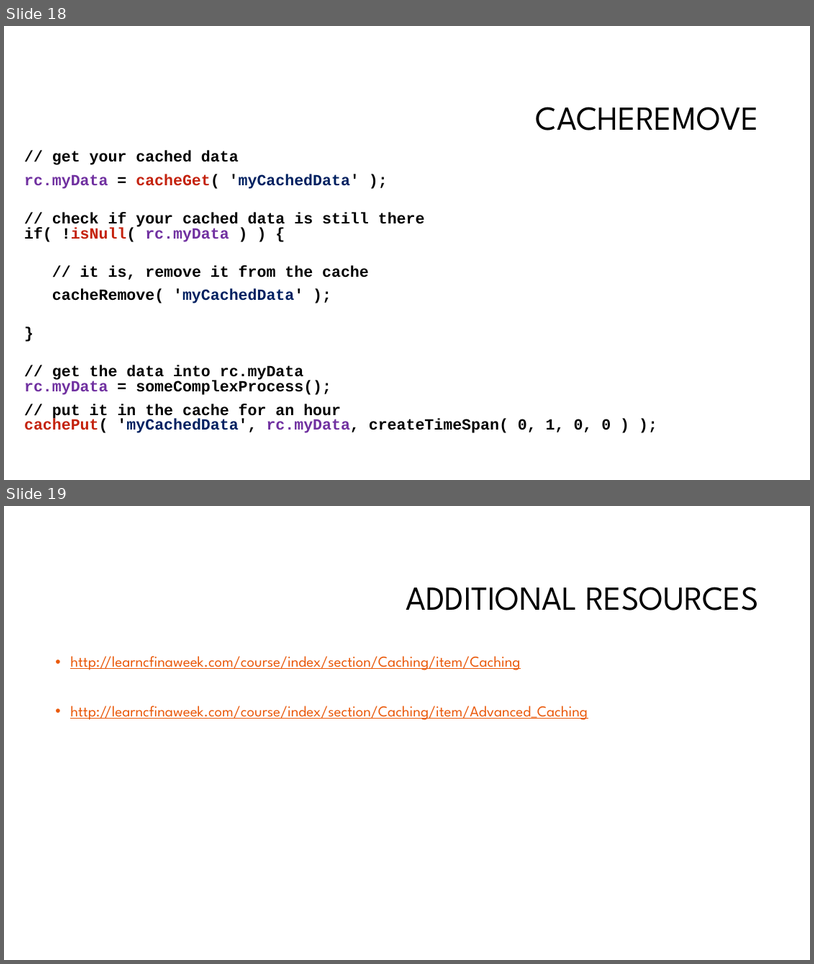
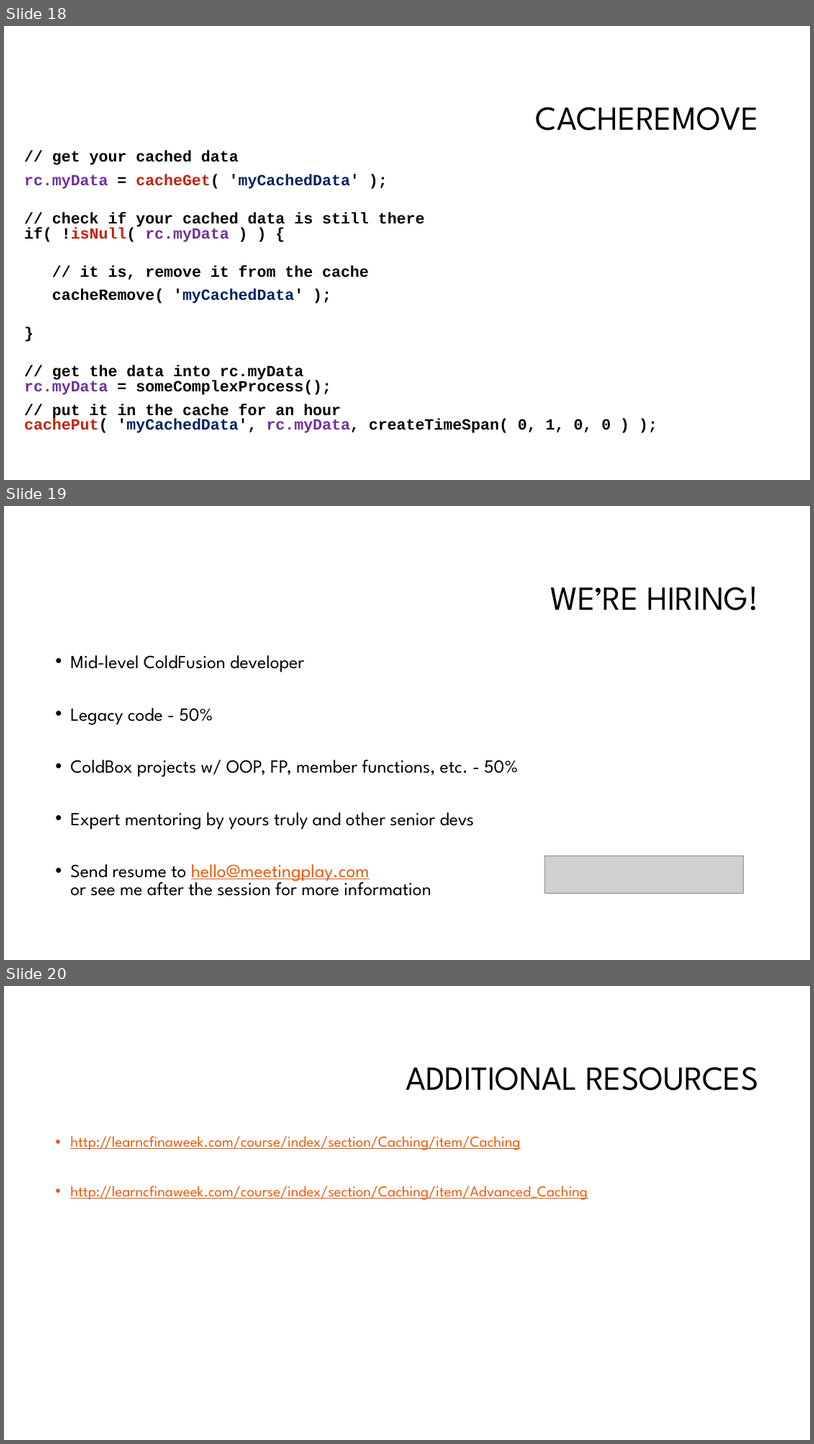
Before and after one commit to ddspringle/cfsummit19-preso-assets, a slide deck: Caching & Performance in ColdFusion - ACF Summit 2019.pptx. Shown one above the other, each under a label of ours: slides 18 and 19 before the commit, slides 18, 19 and 20 after it. The pictures are 814x964 and 814x1444 pixels, drawn with LibreOffice and Linux fonts; fonts in the diff are those of the drawing; grey boxes stand for pictures; background and template pictures are left out. Boxes give left, top, right and bottom in pixels: in the first picture for what was removed or moved away, otherwise in the second. Text is boxed around its words. In the diff, an @@ line names an element or a change of style, - is before the commit and + after.

```diff
--- a/Caching & Performance in ColdFusion - ACF Summit 2019.pptx
+++ b/Caching & Performance in ColdFusion - ACF Summit 2019.pptx
@@ slide 19 added at (x1=4, y1=506, x2=810, y2=960), background #FFFFFF @@
@@ title added at (x1=550, y1=587, x2=759, y2=610), 40 pt, text #000000 @@
+WE’RE HIRING!
@@ text added at (x1=70, y1=655, x2=518, y2=896), 22 pt, text #000000 @@
+• Mid-level ColdFusion developer
+• Legacy code - 50%
+• ColdBox projects w/ OOP, FP, member functions, etc. - 50%
+• Expert mentoring by yours truly and other senior devs
+• Send resume to hello@meetingplay.com
+  or see me after the session for more information
@@ picture added at (x1=545, y1=856, x2=744, y2=893) @@
@@ what was slide 19 is now slide 20 @@
```
Also in this commit, not shown: 2 slides changed.
